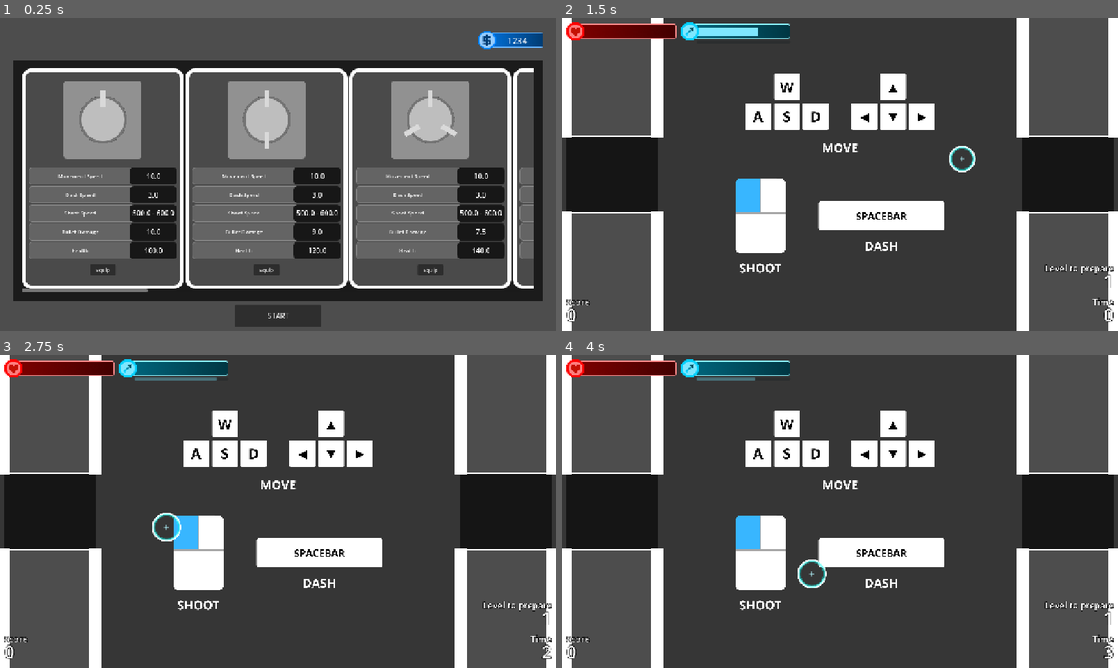
Above: before the commit, frames 1-4 (two rows, left to right).
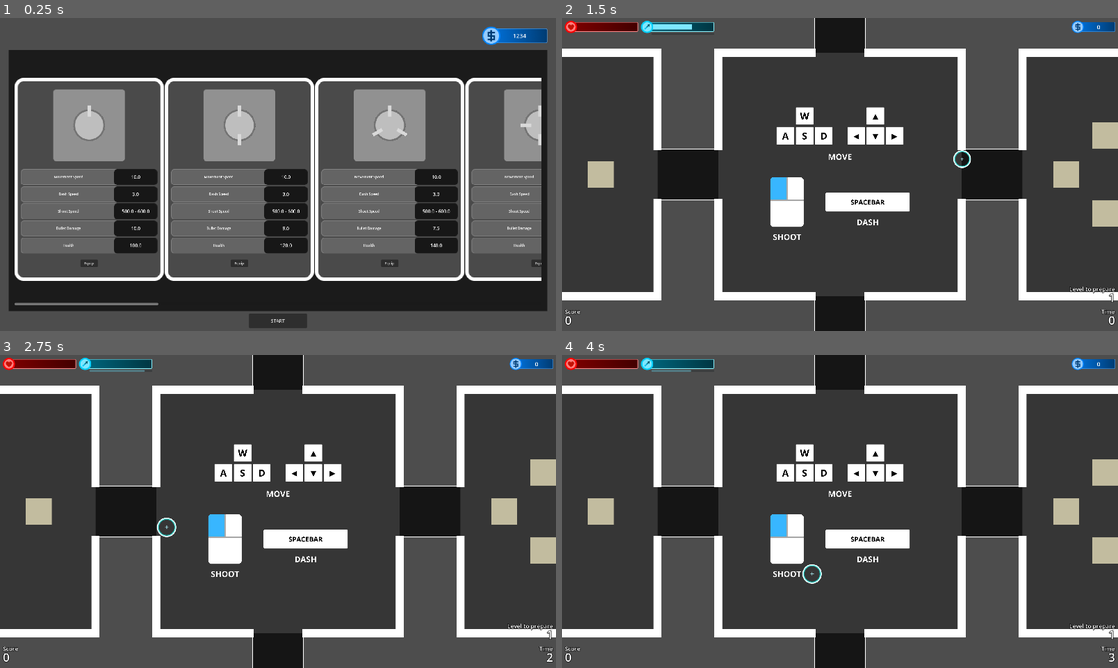
Above: after the commit, the same moments.

Repository: doanryderrhythm/thesis-1-vng-game
Game: Godot game, scene res://scenes/main_scenes/shop_scene.tscn
Same seed, same stepped clock (60 frames per second), same inputs: the game is played once before the commit and once after it.
Inputs (mouse positions are in pixels of both pictures, inside the frame that each line leads up to):
- Up to frame 1 (0.25 s): no input
- Up to frame 2 (1.5 s): click "START" at 0.5 s; tap Enter at 1.25 s; move the mouse to (962, 158) at 1.27 s; hold Right (right) from 1.28 s (still down); tap Space (dash) at 1.35 s; click (962, 158) at 1.42 s
- Up to frame 3 (2.75 s): tap Space (dash) at 2, 2.1 s; move the mouse to (166, 527) at 2.02 s; release Right (right) at 2.03 s; hold Down (down) from 2.03 s (still down)
- Up to frame 4 (4 s): move the mouse to (895, 442) at 2.77 s; release Down (down) at 2.78 s; hold Right (right) 2.78-3.53 s; tap Space (dash) at 2.85, 3.6 s; tap Enter at 3.5 s; move the mouse to (812, 574) at 3.52 s; hold Up (up) from 3.53 s (still down); click (812, 574) at 3.67 s

The runs differ from the first frame. In frame 1, 48% of the frame differs, in the area x 1-99%, y 2-100%; in frame 2, 35%; in frame 3, 35%; in frame 4, 35%.

Commit message:
Refactored harmful objects, added coin as collectible

Diff:
--- a/untitled-thesis-1-game/project.godot
+++ b/untitled-thesis-1-game/project.godot
@@ -24,9 +24,11 @@
 
 [display]
 
-window/size/viewport_width=1280
-window/size/viewport_height=720
-window/stretch/mode="canvas_items"
+window/size/viewport_width=1920
+window/size/viewport_height=1080
+window/size/window_width_override=1600
+window/size/window_height_override=900
+window/stretch/mode="viewport"
 
 [input]
 
--- /dev/null
+++ b/untitled-thesis-1-game/scenes/collectibles/coin.tscn
@@ -0,0 +1,25 @@
+[gd_scene format=3 uid="uid://cq5yq62blfvmq"]
+
+[ext_resource type="PackedScene" uid="uid://jtgds2sijxf4" path="res://scenes/collectibles/base_collectible.tscn" id="1_h6jfl"]
+[ext_resource type="Script" uid="uid://cmpjdh8w55im7" path="res://scripts/collectibles/coin.gd" id="2_h6jfl"]
+[ext_resource type="Texture2D" uid="uid://dj8yoqoal50ng" path="res://sprites/collectibles/coin.png" id="3_h6jfl"]
+
+[sub_resource type="CircleShape2D" id="CircleShape2D_867vd"]
+radius = 26.019224
+
+[sub_resource type="CircleShape2D" id="CircleShape2D_bo6c2"]
+radius = 32.01562
+
+[node name="Coin" unique_id=1780334649 instance=ExtResource("1_h6jfl")]
+gravity_scale = 0.0
+linear_damp = 4.0
+script = ExtResource("2_h6jfl")
+
+[node name="Sprite2D" parent="." index="0" unique_id=1319834975]
+texture = ExtResource("3_h6jfl")
+
+[node name="CollisionShape2D" parent="." index="1" unique_id=435083227]
+shape = SubResource("CircleShape2D_867vd")
+
+[node name="CollisionShape2D" parent="InteractArea2D" parent_id_path=PackedInt32Array(1061273165) index="0" unique_id=1821629557]
+shape = SubResource("CircleShape2D_bo6c2")
--- a/untitled-thesis-1-game/scenes/enemies/circle/circle_enemy_1-1.tscn
+++ b/untitled-thesis-1-game/scenes/enemies/circle/circle_enemy_1-1.tscn
@@ -5,6 +5,7 @@
 [ext_resource type="Texture2D" uid="uid://cnjesh6kuh5up" path="res://sprites/enemies/enemy_circle_1-1.png" id="3_qnt5p"]
 
 [node name="CircleEnemy1-1" unique_id=957259601 instance=ExtResource("1_8wrda")]
+damage = 15.0
 enemy_stats = ExtResource("2_qnt5p")
 
 [node name="Sprite2D" parent="." index="0" unique_id=1177427738]
--- a/untitled-thesis-1-game/scenes/enemies/circle/circle_enemy_2-1.tscn
+++ b/untitled-thesis-1-game/scenes/enemies/circle/circle_enemy_2-1.tscn
@@ -5,6 +5,7 @@
 [ext_resource type="Texture2D" uid="uid://djo5qh7qj6oy0" path="res://sprites/enemies/enemy_circle_2-1.png" id="3_8m1jc"]
 
 [node name="CircleEnemy2-1" unique_id=957259601 instance=ExtResource("1_wm7j5")]
+damage = 15.0
 enemy_stats = ExtResource("2_8m1jc")
 
 [node name="Sprite2D" parent="." index="0" unique_id=1177427738]
--- a/untitled-thesis-1-game/scenes/enemies/circle/circle_enemy_3-1.tscn
+++ b/untitled-thesis-1-game/scenes/enemies/circle/circle_enemy_3-1.tscn
@@ -5,6 +5,7 @@
 [ext_resource type="Texture2D" uid="uid://cyts33hvg02f1" path="res://sprites/enemies/enemy_circle_3-1.png" id="3_j13i7"]
 
 [node name="CircleEnemy3-1" unique_id=957259601 instance=ExtResource("1_v1g8m")]
+damage = 15.0
 enemy_stats = ExtResource("2_j13i7")
 
 [node name="Sprite2D" parent="." index="0" unique_id=1177427738]
--- a/untitled-thesis-1-game/scenes/enemies/circle/circle_enemy_4-1.tscn
+++ b/untitled-thesis-1-game/scenes/enemies/circle/circle_enemy_4-1.tscn
@@ -5,6 +5,7 @@
 [ext_resource type="Texture2D" uid="uid://23qii2y166de" path="res://sprites/enemies/enemy_circle_4-1.png" id="3_m6v5y"]
 
 [node name="CircleEnemy4-1" unique_id=957259601 instance=ExtResource("1_5kkyc")]
+damage = 15.0
 enemy_stats = ExtResource("2_m6v5y")
 
 [node name="Sprite2D" parent="." index="0" unique_id=1177427738]
--- a/untitled-thesis-1-game/scenes/enemies/diamond/diamond_enemy_1-1.tscn
+++ b/untitled-thesis-1-game/scenes/enemies/diamond/diamond_enemy_1-1.tscn
@@ -8,6 +8,7 @@
 points = PackedVector2Array(0, -55, 55, 0, 0, 55, -55, 0)
 
 [node name="DiamondEnemy1-1" unique_id=957259601 instance=ExtResource("1_iw5un")]
+damage = 12.5
 enemy_stats = ExtResource("2_vbswh")
 
 [node name="Sprite2D" parent="." index="0" unique_id=1177427738]
--- a/untitled-thesis-1-game/scenes/enemies/diamond/diamond_enemy_2-1.tscn
+++ b/untitled-thesis-1-game/scenes/enemies/diamond/diamond_enemy_2-1.tscn
@@ -8,6 +8,7 @@
 points = PackedVector2Array(0, -55, 55, 0, 0, 55, -55, 0)
 
 [node name="DiamondEnemy2-1" unique_id=957259601 instance=ExtResource("1_jss52")]
+damage = 12.5
 enemy_stats = ExtResource("2_heos7")
 
 [node name="Sprite2D" parent="." index="0" unique_id=1177427738]
--- a/untitled-thesis-1-game/scenes/enemies/diamond/diamond_enemy_4-1.tscn
+++ b/untitled-thesis-1-game/scenes/enemies/diamond/diamond_enemy_4-1.tscn
@@ -8,6 +8,7 @@
 points = PackedVector2Array(0, -55, 55, 0, 0, 55, -55, 0)
 
 [node name="DiamondEnemy4-1" unique_id=957259601 instance=ExtResource("1_lc8q6")]
+damage = 12.5
 enemy_stats = ExtResource("2_xwvio")
 
 [node name="Sprite2D" parent="." index="0" unique_id=1177427738]
--- a/untitled-thesis-1-game/scenes/enemies/square/square_enemy_1-1.tscn
+++ b/untitled-thesis-1-game/scenes/enemies/square/square_enemy_1-1.tscn
@@ -8,6 +8,7 @@
 size = Vector2(110, 110)
 
 [node name="SquareEnemy1-1" unique_id=957259601 instance=ExtResource("1_vi7pv")]
+damage = 20.0
 enemy_stats = ExtResource("2_7kpvo")
 
 [node name="Sprite2D" parent="." index="0" unique_id=1177427738]
--- a/untitled-thesis-1-game/scenes/enemies/square/square_enemy_2-1.tscn
+++ b/untitled-thesis-1-game/scenes/enemies/square/square_enemy_2-1.tscn
@@ -8,6 +8,7 @@
 size = Vector2(110, 110)
 
 [node name="SquareEnemy2-1" unique_id=957259601 instance=ExtResource("1_cfw0u")]
+damage = 20.0
 enemy_stats = ExtResource("2_ff5ix")
 
 [node name="Sprite2D" parent="." index="0" unique_id=1177427738]
--- a/untitled-thesis-1-game/scenes/enemies/square/square_enemy_4-1.tscn
+++ b/untitled-thesis-1-game/scenes/enemies/square/square_enemy_4-1.tscn
@@ -8,6 +8,7 @@
 size = Vector2(110, 110)
 
 [node name="SquareEnemy4-1" unique_id=957259601 instance=ExtResource("1_7rqdw")]
+damage = 20.0
 enemy_stats = ExtResource("2_dseyc")
 
 [node name="Sprite2D" parent="." index="0" unique_id=1177427738]
--- a/untitled-thesis-1-game/scenes/enemies/triangle/triangle_enemy_1-1.tscn
+++ b/untitled-thesis-1-game/scenes/enemies/triangle/triangle_enemy_1-1.tscn
@@ -7,6 +7,7 @@
 points = PackedVector2Array(58, 0, -29, -50, -29, 50)
 
 [node name="TriangleEnemy1-1" unique_id=957259601 instance=ExtResource("1_vjhit")]
+damage = 10.0
 enemy_stats = ExtResource("2_vjhit")
 
 [node name="CollisionShape2D" parent="HitArea2D" parent_id_path=PackedInt32Array(1689290571) index="0" unique_id=183456335]
--- a/untitled-thesis-1-game/scenes/enemies/triangle/triangle_enemy_1-2.tscn
+++ b/untitled-thesis-1-game/scenes/enemies/triangle/triangle_enemy_1-2.tscn
@@ -8,6 +8,7 @@
 points = PackedVector2Array(-58, 0, 29, -50, 29, 50)
 
 [node name="TriangleEnemy1-2" unique_id=957259601 instance=ExtResource("1_r5744")]
+damage = 10.0
 enemy_stats = ExtResource("2_3xdlo")
 
 [node name="Sprite2D" parent="." index="0" unique_id=1177427738]
--- a/untitled-thesis-1-game/scenes/enemies/triangle/triangle_enemy_2-1.tscn
+++ b/untitled-thesis-1-game/scenes/enemies/triangle/triangle_enemy_2-1.tscn
@@ -8,6 +8,7 @@
 points = PackedVector2Array(58, 0, -29, -50, -29, 50)
 
 [node name="TriangleEnemy2-1" unique_id=957259601 instance=ExtResource("1_ug70o")]
+damage = 10.0
 enemy_stats = ExtResource("2_ug70o")
 
 [node name="Sprite2D" parent="." index="0" unique_id=1177427738]
--- a/untitled-thesis-1-game/scenes/enemies/triangle/triangle_enemy_3-1.tscn
+++ b/untitled-thesis-1-game/scenes/enemies/triangle/triangle_enemy_3-1.tscn
@@ -8,6 +8,7 @@
 points = PackedVector2Array(58, 0, -29, -50, -29, 50)
 
 [node name="TriangleEnemy3-1" unique_id=957259601 instance=ExtResource("1_o5v2h")]
+damage = 10.0
 enemy_stats = ExtResource("2_o5v2h")
 
 [node name="Sprite2D" parent="." index="0" unique_id=1177427738]
--- a/untitled-thesis-1-game/scenes/enemies/triangle/triangle_enemy_3-2.tscn
+++ b/untitled-thesis-1-game/scenes/enemies/triangle/triangle_enemy_3-2.tscn
@@ -8,6 +8,7 @@
 points = PackedVector2Array(-58, 0, 29, -50, 29, 50)
 
 [node name="TriangleEnemy3-2" unique_id=957259601 instance=ExtResource("1_iw2t5")]
+damage = 10.0
 enemy_stats = ExtResource("2_iw2t5")
 
 [node name="Sprite2D" parent="." index="0" unique_id=1177427738]
--- a/untitled-thesis-1-game/scenes/main_scenes/shop_scene.tscn
+++ b/untitled-thesis-1-game/scenes/main_scenes/shop_scene.tscn
@@ -48,7 +48,7 @@
 anchor_right = 1.0
 anchor_bottom = 1.0
 offset_left = 30.0
-offset_top = 96.0
+offset_top = 111.0
 offset_right = -30.0
 offset_bottom = -69.0
 grow_horizontal = 2
@@ -76,18 +76,19 @@
 grow_vertical = 2
 
 [node name="PlayerItemContainer" type="HBoxContainer" parent="CanvasLayer/ShopBackground/Mask/ScrollContainer" unique_id=1923791966]
+custom_minimum_size = Vector2(0, 700)
 layout_mode = 2
-size_flags_vertical = 3
+size_flags_vertical = 6
 alignment = 1
 
 [node name="CoinCount" type="TextureRect" parent="CanvasLayer" unique_id=977572998]
 anchors_preset = 1
 anchor_left = 1.0
 anchor_right = 1.0
-offset_left = -70.0
+offset_left = -255.0
 offset_top = 30.0
 offset_right = -30.0
-offset_bottom = 70.0
+offset_bottom = 93.0
 grow_horizontal = 0
 texture = ExtResource("1_8r8tc")
 
--- a/untitled-thesis-1-game/scenes/ui/debug_ui.tscn
+++ b/untitled-thesis-1-game/scenes/ui/debug_ui.tscn
@@ -5,6 +5,7 @@
 [ext_resource type="Texture2D" uid="uid://b2of4763rak84" path="res://sprites/bars/health_progress.png" id="3_k7b8x"]
 [ext_resource type="Texture2D" uid="uid://ptbjvi1ww8ce" path="res://sprites/bars/dash_icon.png" id="4_fadvp"]
 [ext_resource type="Texture2D" uid="uid://bx5nkaqlcb8v0" path="res://sprites/bars/dash_progress.png" id="5_ukyxi"]
+[ext_resource type="Texture2D" uid="uid://dak77hof5amf7" path="res://sprites/bars/coin_count.png" id="6_k7b8x"]
 [ext_resource type="Texture2D" uid="uid://4s2cqw63nr6" path="res://sprites/gameplay/danger.png" id="6_pu33q"]
 
 [sub_resource type="GDScript" id="GDScript_2bpog"]
@@ -15,6 +16,8 @@
 @onready var health_bar: TextureProgressBar = $HealthBar
 @onready var dash_bar: TextureProgressBar = $DashBar
 @onready var fill_dash_bar: ProgressBar = $FillDashBar
+
+@onready var coin_value_label: Label = $CoinBar/CoinValueLabel
 
 @onready var restart_label: Label = $RestartLabel
 @onready var score_label: Label = $ScoreLabel
@@ -46,6 +49,7 @@
 	change_level_state(false)
 	change_phase(false)
 	change_score()
+	change_coin()
 
 	GameManager.health_change.connect(change_health)
 	GameManager.dash_change.connect(change_dash)
@@ -55,6 +59,7 @@
 	GameManager.level_change.connect(change_level_state.bind(false))
 	GameManager.start_level.connect(change_level_state.bind(true))
 	GameManager.score_change.connect(change_score)
+	GameManager.coin_change.connect(change_coin)
 
 func _process(_delta: float) -> void:
 	if is_instance_valid(GameManager.player):
@@ -90,6 +95,9 @@
 	score_label.text = str(GameManager.total_score)
 	pass
 
+func change_coin() -> void:
+	coin_value_label.text = str(GameManager.in_level_coins)
+
 func change_phase(is_ongoing: bool) -> void:
 	if is_ongoing:
 		phase_title_label.visible = true
@@ -112,6 +120,9 @@
 [sub_resource type="AtlasTexture" id="AtlasTexture_hqpec"]
 atlas = ExtResource("1_14mai")
 region = Rect2(0, 42, 253, 42)
+
+[sub_resource type="LabelSettings" id="LabelSettings_k7b8x"]
+font_size = 20
 
 [sub_resource type="LabelSettings" id="LabelSettings_pu33q"]
 font_size = 20
@@ -158,6 +169,30 @@
 value = 17.37
 show_percentage = false
 
+[node name="CoinBar" type="TextureRect" parent="." unique_id=2071009208]
+anchors_preset = 1
+anchor_left = 1.0
+anchor_right = 1.0
+offset_left = -160.0
+offset_top = 10.0
+offset_right = -10.0
+offset_bottom = 52.0
+grow_horizontal = 0
+texture = ExtResource("6_k7b8x")
+
+[node name="CoinValueLabel" type="Label" parent="CoinBar" unique_id=152435189]
+layout_mode = 1
+anchors_preset = 15
+anchor_right = 1.0
+anchor_bottom = 1.0
+offset_left = 36.0
+grow_horizontal = 2
+grow_vertical = 2
+text = "0"
+label_settings = SubResource("LabelSettings_k7b8x")
+horizontal_alignment = 1
+vertical_alignment = 1
+
 [node name="ScoreTitleLabel" type="Label" parent="." unique_id=764856100]
 anchors_preset = 2
 anchor_top = 1.0
--- a/untitled-thesis-1-game/scripts/autoload/game_manager.gd
+++ b/untitled-thesis-1-game/scripts/autoload/game_manager.gd
@@ -33,6 +33,7 @@
 var play_time: float = 0.0
 var play_time_int: int = 0
 var stage_stats: Array[StageStats]
+var in_level_coins: int = 0
 
 var is_gameplay: bool = false
 
@@ -45,12 +46,14 @@
 signal start_level
 signal level_change
 signal room_start
+signal coin_change
 
 func _ready() -> void:
 	pass
 
 func reset() -> void:
 	is_gameplay = true
+	in_level_coins = 0
 
 	current_id_x = 0
 	current_id_y = 0
@@ -118,6 +121,10 @@
 func add_score(num: int) -> void:
 	total_score += num
 	score_change.emit()
+
+func add_coin(num: int) -> void:
+	in_level_coins += num
+	coin_change.emit()
 
 func start_stage() -> void:
 	ongoing_level = current_level
--- /dev/null
+++ b/untitled-thesis-1-game/scripts/collectibles/coin.gd
@@ -0,0 +1,16 @@
+extends BaseCollectible
+class_name Coin
+
+func _ready() -> void:
+	interact_collision.disabled = true
+	linear_velocity = Vector2(
+		randf_range(-700, 700),
+		randf_range(-700, 700)
+	)
+	pass
+
+func take_effect() -> void:
+	GameManager.add_coin(1)
+	if is_instance_valid(self):
+		queue_free()
+	pass
--- a/untitled-thesis-1-game/scripts/enemies/base_enemy.gd
+++ b/untitled-thesis-1-game/scripts/enemies/base_enemy.gd
@@ -1,5 +1,7 @@
 extends BaseCharacter
 class_name BaseEnemy
+
+@export var damage: float
 
 @onready var shoot_markers_storer = $ShootingMarkers
 var shoot_markers: Array[Marker2D]
--- a/untitled-thesis-1-game/scripts/player/player.gd
+++ b/untitled-thesis-1-game/scripts/player/player.gd
@@ -274,18 +274,13 @@
 	var temp = _area
 	while temp.get_parent() != null:
 		temp = temp.get_parent()
-		if temp is BaseEnemy:
-			take_damage(15.0)
-			break
-		elif temp is BaseBullet:
+		if is_harmful_collided(temp):
 			take_damage(temp.damage)
 			break
-		elif temp is BaseLazer:
-			take_damage(temp.damage)
-			break
-		elif temp is BigSpike:
-			take_damage(temp.damage)
-			break
-		elif temp is Bomb:
-			take_damage(temp.damage)
-			break
+
+func is_harmful_collided(par: Variant) -> bool:
+	return par is BaseEnemy \
+		or par is BaseBullet \
+		or par is BaseLazer \
+		or par is BigSpike \
+		or par is Bomb
Not shown, added: untitled-thesis-1-game/scripts/collectibles/coin.gd.uid
